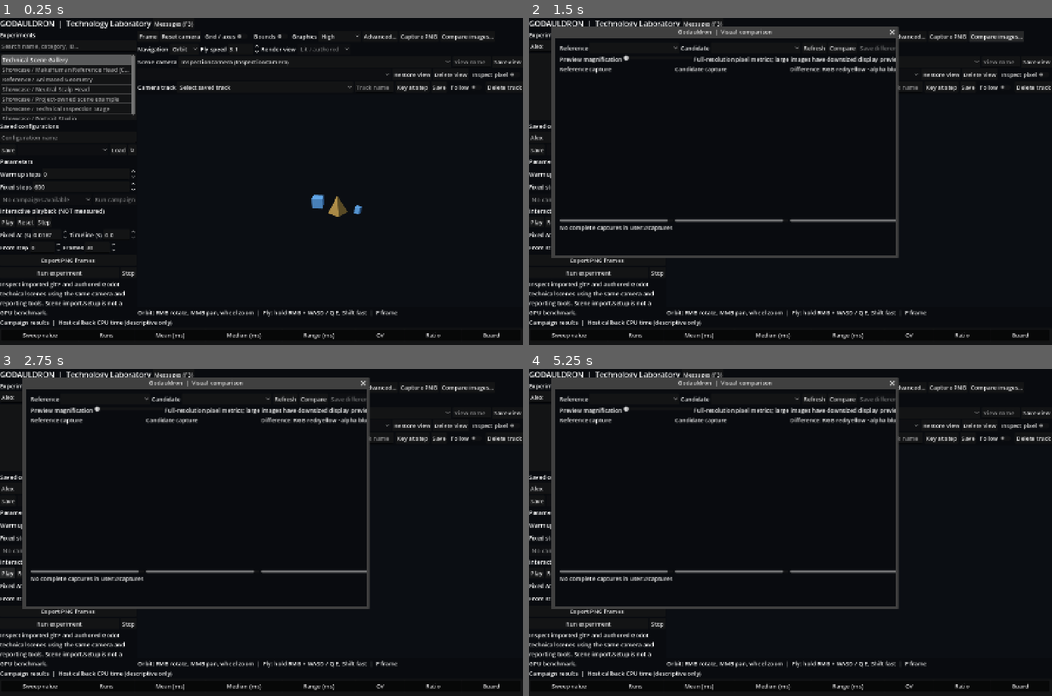
Above: before the commit, frames 1-4 (two rows, left to right).
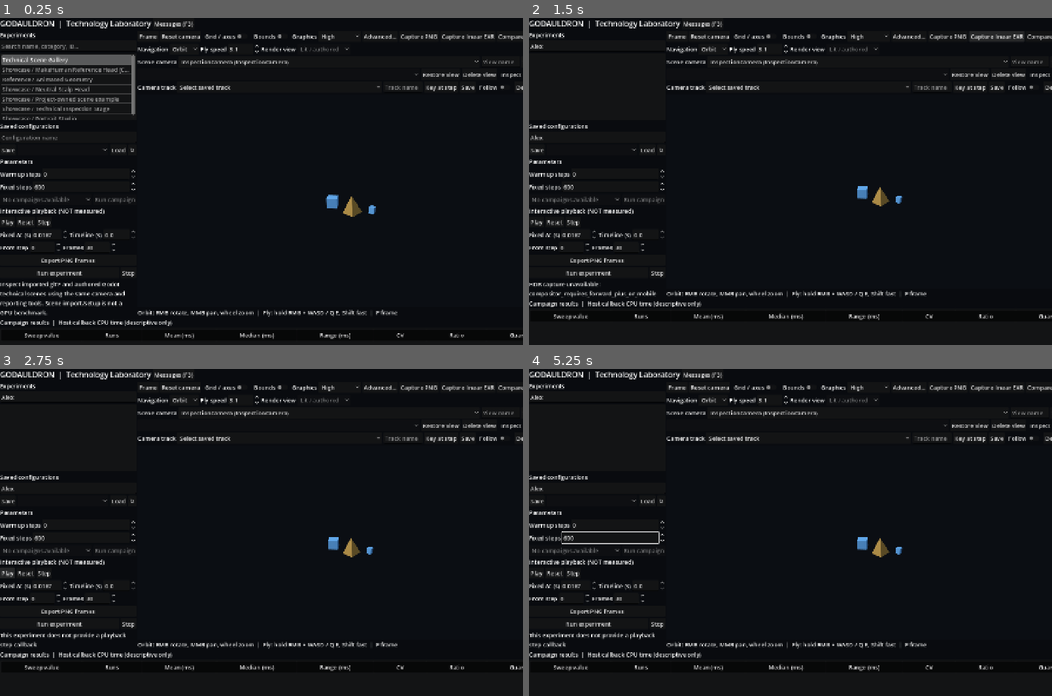
Above: after the commit, the same moments.

Repository: thomthehound/Godauldron
Game: Godot game, scene res://scenes/main.tscn
Two runs of this game, one before a commit and one after it. Both use one fixed random seed, a clock stepped at 60 frames per second and the inputs below.
Inputs (mouse positions are in pixels of both pictures, inside the frame that each line leads up to):
- Up to frame 1 (0.25 s): no input
- Up to frame 2 (1.5 s): click (596, 47) at 0.52 s; type "Alex" at 0.6 s; click (596, 135) at 0.75 s; type "Alex" at 0.83 s; click (994, 37) at 1.25 s, where only the run after the commit has a clickable "Capture linear EXR"
- Up to frame 3 (2.75 s): click "Play" at 2 s
- Up to frame 4 (5.25 s): click "Play" at 2.75 s; click "Messages (F3)" at 3.5 s; click "↻" at 4.25 s; click "Faceted glTF specimen" at 5 s

The runs differ from the first frame. In frame 1, 1.6% of the frame differs, in the area x 4-100%, y 5-99%; in frame 2, 10%; in frame 3, 11%; in frame 4, 11%, in the area x 0-100%, y 2-99%.

Commit message:
Expose opt-in one-shot pre-postprocess linear HDR capture while preserving benchmark and provider compositor lifecycles

Diff:
--- a/scripts/laboratory.gd
+++ b/scripts/laboratory.gd
@@ -17,6 +17,8 @@
 const RenderDiagnostics = preload("res://scripts/render_diagnostics.gd")
 const GraphicsSettings = preload("res://scripts/graphics_settings.gd")
 const ImageCapture = preload("res://scripts/image_capture.gd")
+const HdrSceneCapture = preload("res://scripts/hdr_scene_capture.gd")
+const HdrExrCapture = preload("res://scripts/hdr_exr_capture.gd")
 const FrameSequence = preload("res://scripts/frame_sequence.gd")
 const Observability = preload("res://scripts/performance_observability.gd")
 const EngineViewportTelemetry = preload("res://scripts/engine_viewport_telemetry.gd")
@@ -58,6 +60,8 @@
 var _capture_sequence: int = 0
 var _capture_pending: bool = false
 var _capture_directory: String = "user://captures"
+var _hdr_capture = HdrSceneCapture.new()
+var _hdr_directory: String = "user://captures"
 var _comparison_window: Window
 var _camera_inspector: RefCounted = null
 var _inspection_overlay: Node3D
@@ -152,6 +156,7 @@
 
 
 func _exit_tree() -> void:
+	_hdr_capture.release()
 	_grade_controller.release()
 	_engine_render.deactivate(_viewport)
 
@@ -492,6 +497,11 @@
 	capture_button.text = "Capture PNG"
 	capture_button.pressed.connect(_capture_screenshot)
 	toolbar.add_child(capture_button)
+	var hdr_button := Button.new()
+	hdr_button.text = "Capture linear EXR"
+	hdr_button.tooltip_text = "One-shot pre-tonemap RGBA16F/32F scene color on Forward+/Mobile; fails explicitly if unavailable"
+	hdr_button.pressed.connect(_capture_linear_exr)
+	toolbar.add_child(hdr_button)
 	var compare_button := Button.new()
 	compare_button.text = "Compare images…"
 	compare_button.pressed.connect(_open_visual_comparison)
@@ -1055,6 +1065,71 @@
 		return {}
 	var observed: Variant = scene.call("godauldron_capture_metadata")
 	return observed.duplicate(true) if typeof(observed) == TYPE_DICTIONARY else {}
+
+
+func _capture_linear_exr() -> void:
+	if _capture_pending or _active_scene == null or _has_active_run() or _campaign != null:
+		_status.text = "Finish current capture/benchmark/campaign before HDR capture"
+		return
+	if _comparison_window != null and (_comparison_window.visible or bool(_comparison_window.call("analysis_busy"))):
+		_status.text = "Close image comparison before HDR readback"
+		return
+	var scene: Node = _active_scene
+	var camera: Camera3D = _viewport.get_camera_3d()
+	if camera == null or (camera != scene and not scene.is_ancestor_of(camera)):
+		_status.text = "HDR capture requires a scene-owned active Camera3D"
+		return
+	var started: Dictionary = _hdr_capture.begin(_rendering_method, _viewport, camera)
+	if not bool(started.get("ok", false)):
+		_status.text = String(started.get("error", "HDR capture unsupported"))
+		return
+	_capture_pending = true
+	_status.text = "Capturing unprocessed scene-linear color (asynchronous GPU readback)"
+	var result: Dictionary = {}
+	for frame in range(180):
+		await RenderingServer.frame_post_draw
+		if not is_instance_valid(scene) or _active_scene != scene or \
+				not is_instance_valid(camera) or _viewport.get_camera_3d() != camera:
+			result = {"ok": false, "error": "Scene or camera changed during HDR readback"}
+			break
+		var state: Dictionary = _hdr_capture.status()
+		if state.get("state") == "ready":
+			result = _hdr_capture.take_image()
+			break
+		if state.get("state") == "failed":
+			result = {"ok": false, "error": String(state.get("error", ""))}
+			break
+	if result.is_empty():
+		result = {"ok": false, "error": "HDR compositor did not complete within 180 rendered frames"}
+	if bool(result.get("ok", false)):
+		_capture_sequence += 1
+		var stem: String = "scene_linear_%s_p%d_%d" % [
+			Time.get_datetime_string_from_system().replace(":", "-"),
+			OS.get_process_id(), _capture_sequence]
+		var metadata: Dictionary = {
+			"experiment_id": String(_manifest.get("id", "")),
+			"camera_scene_path": _active_scene_camera_path(),
+			"viewport_rendering_method": _rendering_method,
+			"engine": Engine.get_version_info(),
+			"graphics": GraphicsSettings.read(_viewport,
+				GraphicsSettings.owned_keys(scene, _manifest)),
+			"environment": _environment_provenance(),
+			"camera_track": _track_provenance(_playback.step_index),
+			"render_diagnostic": _diagnostic_provenance(),
+			"timestamp": Time.get_datetime_string_from_system()
+		}
+		result = HdrExrCapture.write(result["image"], _hdr_directory, stem,
+			_hdr_capture.source(), metadata)
+	_hdr_capture.release()
+	_capture_pending = false
+	if bool(result.get("ok", false)):
+		_status.text = "Scene-linear EXR saved: " + String(result["image"])
+		_log_event("info", "capture", "linear_exr_saved", "Real scene-linear EXR capture saved",
+			{"experiment_id": String(_manifest.get("id", ""))})
+	else:
+		_status.text = "HDR/EXR capture unavailable: " + String(result.get("error", "unknown"))
+		_log_event("warning", "capture", "linear_exr_failed",
+			String(result.get("error", "HDR scene buffer unavailable")))
 
 
 func _capture_screenshot() -> void:
